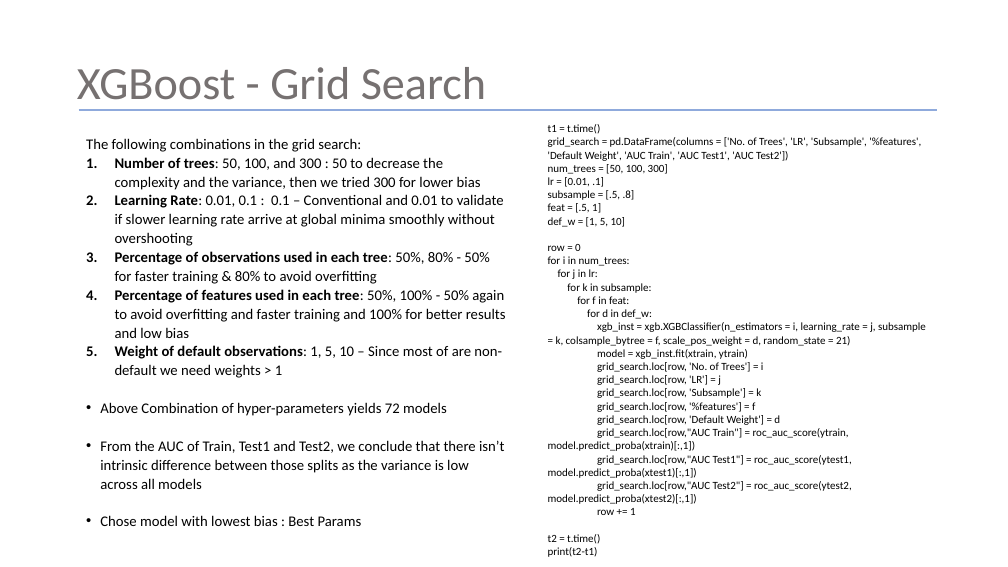
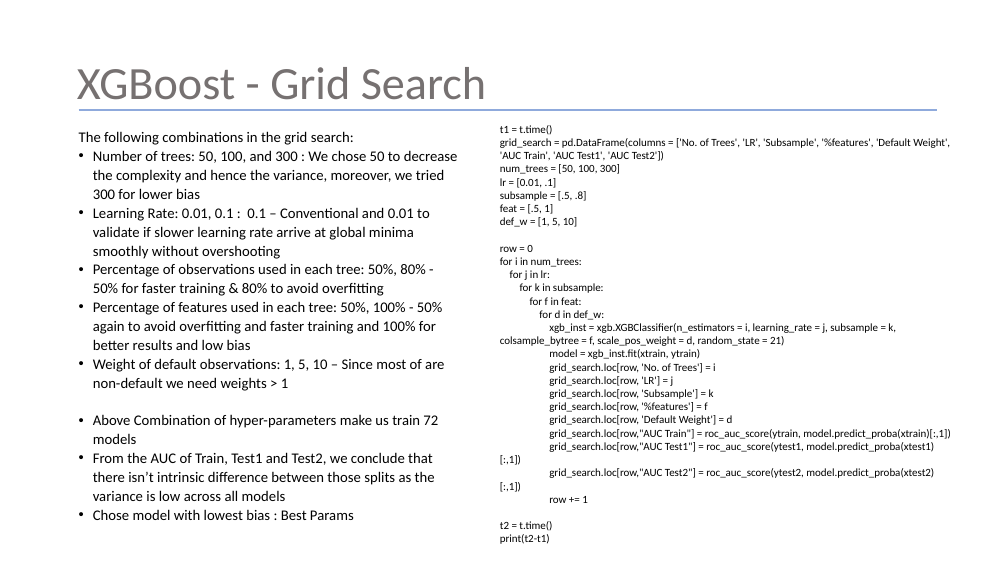
Before and after one commit to Shritej24c/Credit-Default-Pred, a slide deck: slide 8 of Credit Default Risk.pptx. Drawn at 1008x567 pixels with LibreOffice and Linux fonts; fonts in the diff are those of the drawing. Boxes give left, top, right and bottom in pixels: in the first picture for what was removed or moved away, otherwise in the second. Text is boxed around its words. In the diff, an @@ line names an element or a change of style, - is before the commit and + after.

```diff
--- a/Credit Default Risk.pptx
+++ b/Credit Default Risk.pptx
@@ text "t1 = t.time()" rewrapped from [548,124,926,557] to [500,125,950,544] @@
@@ text "The following combinations in the ...": place and size @@
-text "The following combinations in the ..." at [86,138,506,526]
+text "The following combinations in the ..." at [79,131,458,520]
@@ text at [93,150,458,199]: text changed @@
-1. Number of trees: 50, 100, and 300 : 50 to decrease the complexity and the variance, then we tried 300 for lower bias
+• Number of trees: 50, 100, and 300 : We chose 50 to decrease the complexity and hence the variance, moreover, we tried 300 for lower bias
@@ text at [93,207,444,391]: bold off in "Learning Rate:", "Percentage of observations used in each tree:", "Percentage of features used in each tree:", "Weight of default observations:"; bullet 1. to • @@
@@ text at [93,414,438,444]: text changed @@
-• Above Combination of hyper-parameters yields 72 models
+• Above Combination of hyper-parameters make us train 72 models
```
Also in this commit, not shown: 8 other slides changed.
